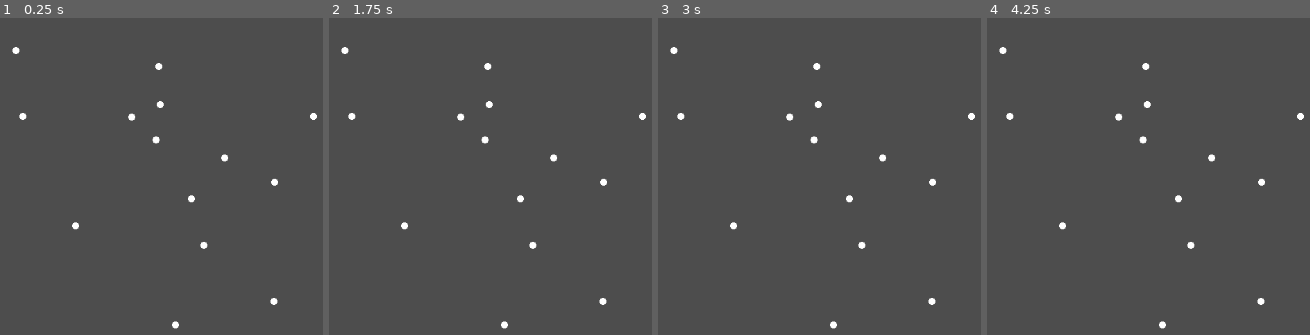
Above: before the commit, frames 1-4 (left to right).
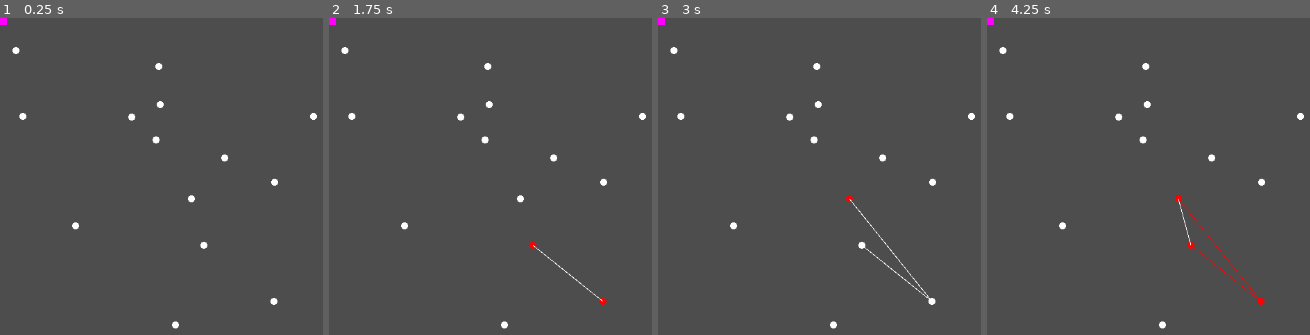
Above: after the commit, the same moments.

Repository: fitomega/GodotHandMadeNeurones
Game: Godot game, scene res://scenes/main.tscn
The game is run twice, just before and just after one commit, with the same random seed, the same clock (stepped at 60 frames per second) and the same inputs.
Inputs (mouse positions are in pixels of both pictures, inside the frame that each line leads up to):
- Up to frame 1 (0.25 s): no input
- Up to frame 2 (1.75 s): tap Enter (ui_accept) at 0.5, 0.77, 1.25, 1.52 s; move the mouse to (outside the picture) at 0.52 s; move the mouse to (568, 265) at 1.27 s; hold Down (ui_down) from 1.28 s (still down)
- Up to frame 3 (3 s): tap Enter (ui_accept) at 2, 2.75 s; move the mouse to (outside the picture) at 2.02 s; release Down (ui_down) at 2.03 s; move the mouse to (outside the picture) at 2.77 s
- Up to frame 4 (4.25 s): tap Enter (ui_accept) at 3.02, 3.77 s; move the mouse to (outside the picture) at 3.52 s; hold Down (ui_down) from 3.53 s (still down)

The runs differ from the first frame. In frame 1, less than 0.1% of the frame differs, in the area x 0-3%, y 0-3%; in frame 2, 0.2%; in frame 3, 0.3%; in frame 4, 0.5%, in the area x 0-87%, y 0-91%.

Commit message:
Enemy made, neurone random input activation made

Diff:
--- a/objects/neuronal_network.gd
+++ b/objects/neuronal_network.gd
@@ -3,7 +3,7 @@
 
 var neurones = Array([], TYPE_OBJECT, "Node", Neurone)
 var connections = []
-
+@export var Enemy : EnemyAI
 var active_neurones
 
 #test
@@ -11,7 +11,13 @@
 
 func _ready() -> void:
 	# Rellenamos las neuronas de forma random
-	for i in range(1, 5): neurones.append(Neurone.InputN.new("N" + str(i) + "| Input", 0, 0))
+	var n0 : Neurone = Neurone.OutputN.new("N" + str(1) + "| Output", 0, 0)
+	neurones.append(n0)
+	n0.value = Vector2(200, 0)
+	n0.fired.connect(func(value):
+		Enemy.move(value))
+
+	for i in range(2, 5): neurones.append(Neurone.InputN.new("N" + str(i) + "| Input", 0, 0))
 	for i in range(5, 10): neurones.append(Neurone.OutputN.new("N" + str(i) + "| Output", 0, 0))
 	for i in range(10, 15): neurones.append(Neurone.MiddleN.new("N" + str(i) + "| Middle", 0, 0))
 
@@ -39,3 +45,11 @@
 					connections.append(new_conn)
 					self.add_child(new_conn)
 		)
+
+	#temporarely auto stimulate
+	if process_time < 10000 && process_time % 50 == 0:
+		first_stimulate()
+
+func first_stimulate():
+	var inputs = neurones.filter(func(n): return n is Neurone.InputN)
+	inputs.pick_random().recieve(10)
--- a/objects/neurone.gd
+++ b/objects/neurone.gd
@@ -2,16 +2,14 @@
 class_name Neurone
 
 var id : String
-var value : float:
-	set(new_value): if(new_value <= 1 && new_value >= 0): value = new_value
-	else: printerr("Value too large or too small")
+var value
 var threshold : float
 var timer : Timer
 var recieved_value : float
 var connections : Array
 var state : bool
 
-signal fired
+signal fired(value)
 
 var color : Color = Color.WHITE
 #Only for testing
@@ -28,8 +26,10 @@
 
 func fire():
 	self.state = true
+	emit_signal("fired", value)
 	for c in connections:
 		c.send(self, self.value)
+
 	self.color = Color.RED
 	queue_redraw()
 
--- /dev/null
+++ b/scenes/enemy.gd
@@ -0,0 +1,11 @@
+extends CharacterBody2D
+class_name EnemyAI
+
+@export var neuronalNetwork : NeuronalNetwork
+
+func move(value : Vector2):
+	self.velocity = value
+
+
+func _process(delta: float) -> void:
+	move_and_slide() #if I put the move and slide on the move function it will only move each time move is called
--- /dev/null
+++ b/scenes/enemy.tscn
@@ -0,0 +1,18 @@
+[gd_scene load_steps=3 format=3 uid="uid://duyvrhfak4ie3"]
+
+[ext_resource type="Script" uid="uid://ctwcld54smqtt" path="res://scenes/enemy.gd" id="1_7p1mj"]
+
+[sub_resource type="RectangleShape2D" id="RectangleShape2D_7p1mj"]
+
+[node name="Enemy" type="CharacterBody2D"]
+script = ExtResource("1_7p1mj")
+
+[node name="CollisionShape2D" type="CollisionShape2D" parent="."]
+shape = SubResource("RectangleShape2D_7p1mj")
+
+[node name="ColorRect" type="ColorRect" parent="."]
+offset_left = -10.0
+offset_top = -10.0
+offset_right = 10.0
+offset_bottom = 10.0
+color = Color(1, 0, 1, 1)
--- a/scenes/main.tscn
+++ b/scenes/main.tscn
@@ -1,9 +1,14 @@
-[gd_scene load_steps=2 format=3 uid="uid://jhcqkhj08uqw"]
+[gd_scene load_steps=3 format=3 uid="uid://jhcqkhj08uqw"]
 
 [ext_resource type="Script" uid="uid://biyaks0lpfkhy" path="res://objects/neuronal_network.gd" id="1_o5qli"]
+[ext_resource type="PackedScene" uid="uid://duyvrhfak4ie3" path="res://scenes/enemy.tscn" id="2_0wfyh"]
 
 [node name="Main" type="Node2D"]
 
-[node name="NeuronalNetwork" type="Node2D" parent="."]
+[node name="NeuronalNetwork" type="Node2D" parent="." node_paths=PackedStringArray("Enemy")]
 script = ExtResource("1_o5qli")
+Enemy = NodePath("../Enemy")
 metadata/_custom_type_script = "uid://biyaks0lpfkhy"
+
+[node name="Enemy" parent="." node_paths=PackedStringArray("neuronalNetwork") instance=ExtResource("2_0wfyh")]
+neuronalNetwork = NodePath("../NeuronalNetwork")
Not shown, added: scenes/enemy.gd.uid
